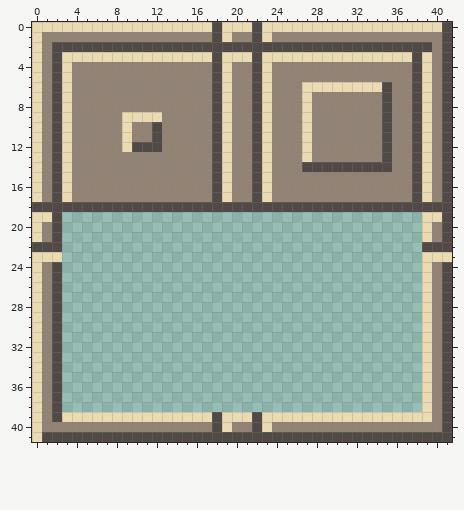
Pixel-art sprite, stored at includes/globals/borders/gray.png. Above, as it was before the edit.
The file is 42x42 pixels.
The result:
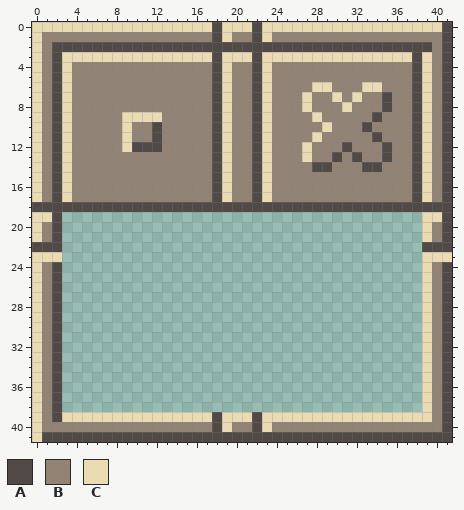
Palette (. is transparent): A #504945  B #928374  C #ebdbb2
The exact change:
The edit turns colour B into colour A in row 9 at x 34; in row 10 at x 33; in row 11 at x 34; in row 12 at x 31; in row 13 at x 30 and 32.
The edit turns colour A into colour B in row 6 at x 35; in rows 9 to 11 at x 35; in row 14 at x 27, 30 to 32 and 35.
The edit turns colour C into colour B in row 6 at x 27 and 30 to 32; in rows 9 to 11 at x 27.
The edit turns colour B into colour C in row 7 at x 30 and 32; in row 8 at x 31; in row 9 at x 28; in row 10 at x 29; in row 11 at x 28.
Changed places in both pictures, as pixel boxes (x1, y1, x2, y2):
changed: (302, 82, 392, 172)
